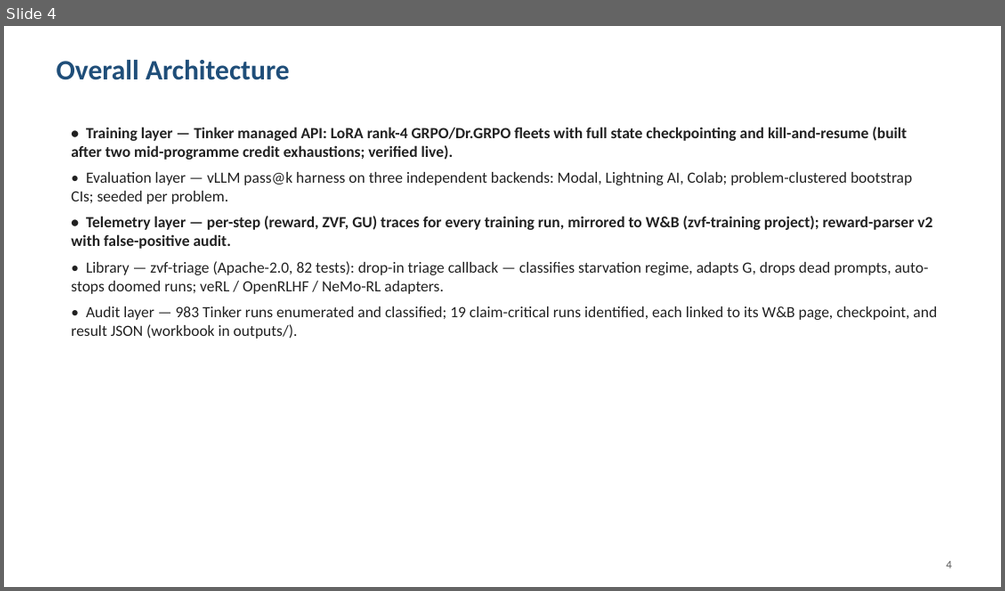
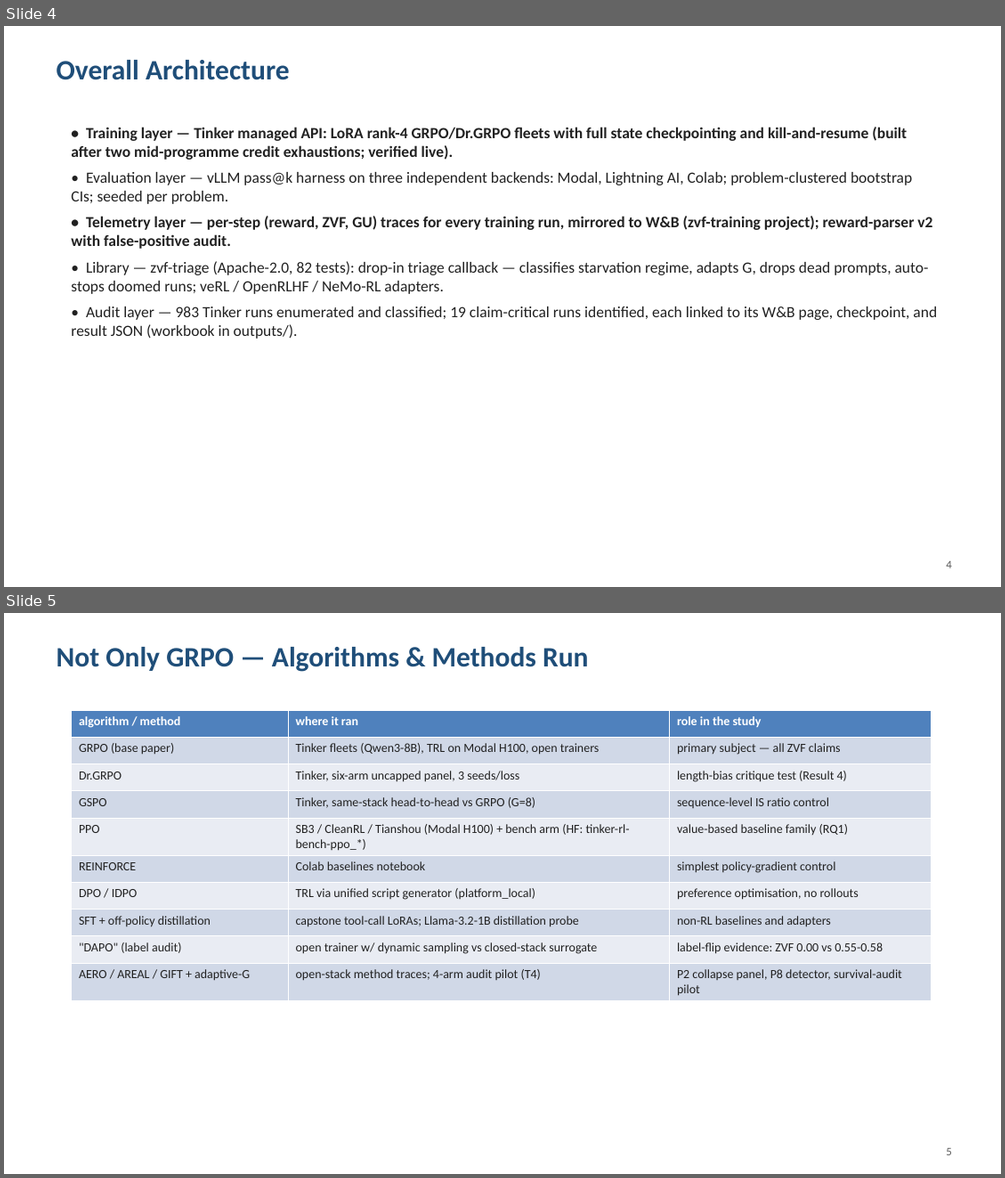
Before and after one commit to arvindcr4/tinker-rl-lab, a slide deck: outputs/PESU_MTech_Phase1_Session1_Review_ArvindCR.pptx. Shown one above the other, each under a label of ours: slide 4 before the commit, slides 4 and 5 after it. The pictures are 1005x591 and 1005x1178 pixels, drawn with LibreOffice and Linux fonts; fonts in the diff are those of the drawing. Boxes give left, top, right and bottom in pixels: in the first picture for what was removed or moved away, otherwise in the second. Text is boxed around its words. In the diff, an @@ line names an element or a change of style, - is before the commit and + after.

```diff
--- a/outputs/PESU_MTech_Phase1_Session1_Review_ArvindCR.pptx
+++ b/outputs/PESU_MTech_Phase1_Session1_Review_ArvindCR.pptx
@@ slide 5 added at (4,613,1001,1174), background #FFFFFF @@
@@ text added at (57,647,588,672), 27 pt, text #1F4E79, bold @@
+Not Only GRPO — Algorithms & Methods Run
@@ table added at (72,710,931,999), 10 rows, 3 columns @@
+algorithm / method | where it ran | role in the study
+GRPO (base paper) | Tinker fleets (Qwen3-8B), TRL on Modal H100, open trainers | primary subject — all ZVF claims
+Dr.GRPO | Tinker, six-arm uncapped panel, 3 seeds/loss | length-bias critique test (Result 4)
+GSPO | Tinker, same-stack head-to-head vs GRPO (G=8) | sequence-level IS ratio control
+PPO | SB3 / CleanRL / Tianshou (Modal H100) + bench arm (HF: tinker-rl-bench-ppo_*) | value-based baseline family (RQ1)
+REINFORCE | Colab baselines notebook | simplest policy-gradient control
+DPO / IDPO | TRL via unified script generator (platform_local) | preference optimisation, no rollouts
+SFT + off-policy distillation | capstone tool-call LoRAs; Llama-3.2-1B distillation probe | non-RL baselines and adapters
+"DAPO" (label audit) | open trainer w/ dynamic sampling vs closed-stack surrogate | label-flip evidence: ZVF 0.00 vs 0.55-0.58
+AERO / AREAL / GIFT + adaptive-G | open-stack method traces; 4-arm audit pilot (T4) | P2 collapse panel, P8 detector, survival-audit pilot
@@ text added at (946,1148,951,1155), 11 pt, text #5A5A5A @@
+5
```
Also in this commit, not shown: 11 slides changed, 1 other file.
